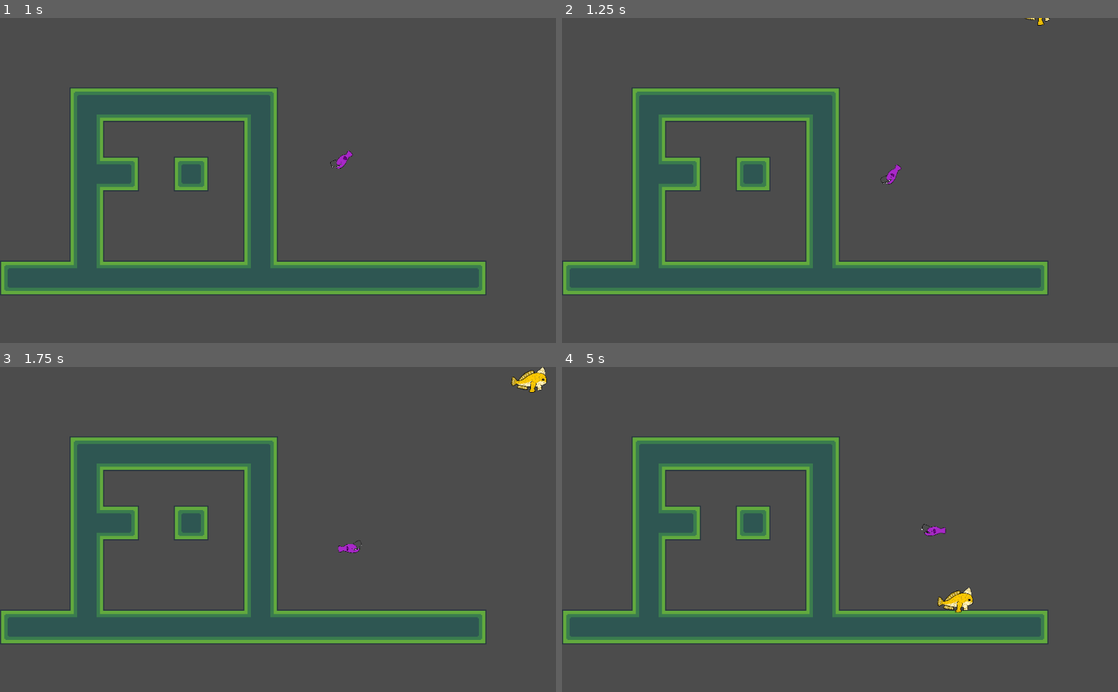
Above: before the commit, frames 1-4 (two rows, left to right).
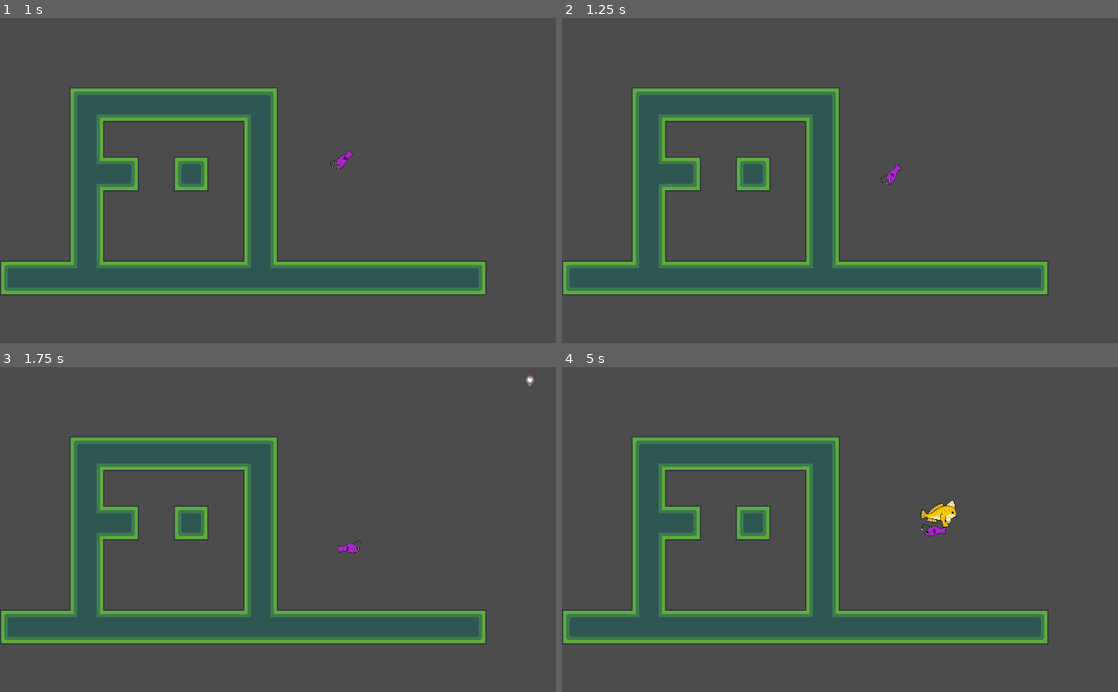
Above: after the commit, the same moments.

Repository: Silver-Ink/Abyzzes-Pixel-Jam
Game: Godot game, scene res://scenes/main.tscn
The game is run twice, just before and just after one commit, with the same random seed, the same clock (stepped at 60 frames per second) and the same inputs.
Inputs:
- Up to frame 1 (1 s): hold Right (ui_right) from 0.53 s (still down)
- Up to frame 2 (1.25 s): keep holding Right (ui_right)
- Up to frame 3 (1.75 s): keep holding Right (ui_right)
- Up to frame 4 (5 s): release Right (ui_right) at 2.03 s; hold Left (ui_left) 2.03-4.28 s; hold Right (ui_right) from 4.28 s (still down)

Frame 1 is identical in both runs. In frame 2, less than 0.1% of the frame differs, in the area x 83-88%, y 0-3%; in frame 3, 0.3%; in frame 4, 0.6%, in the area x 64-74%, y 40-76%.

Commit message:
Gravite finie

Diff:
--- a/scenes/player.tscn
+++ b/scenes/player.tscn
@@ -49,10 +49,12 @@
 scale = Vector2( 0.14, 0.14 )
 frames = SubResource( 1 )
 animation = "walk"
-frame = 3
+frame = 2
 playing = true
 
 [node name="CollisionShape2D" type="CollisionShape2D" parent="."]
 position = Vector2( 0, -4 )
 rotation = 1.5708
 shape = SubResource( 2 )
+
+[node name="Jump" type="Timer" parent="."]
--- a/scripts/player.gd
+++ b/scripts/player.gd
@@ -6,8 +6,8 @@
 var velocity = Vector2()
 
 func _physics_process(delta):
-	velocity.y += delta * GRAVITY
 
+	#Les mouvements du joueur
 	if Input.is_action_pressed("ui_left"):
 		velocity.x = -WALK_SPEED
 	elif Input.is_action_pressed("ui_right"):
@@ -15,8 +15,16 @@
 	else:
 		velocity.x = 0
 
-	# We don't need to multiply velocity by delta because "move_and_slide" already takes delta time into account.
+	#Les animations
+	if is_on_floor():
+		$AnimatedSprite.animation = "walk"
+		$AnimatedSprite.flip_h = velocity.x < 0
+	else:
+		$AnimatedSprite.animation = "swim"
+		$AnimatedSprite.flip_h = velocity.x < 0
+	#La gravité
+	if velocity.y < 80:
+		velocity.y += delta * GRAVITY
+	#La compilation de tout dans move_and_slide
 
-	# The second parameter of "move_and_slide" is the normal pointing up.
-	# In the case of a 2D platformer, in Godot, upward is negative y, which translates to -1 as a normal.
-	move_and_slide(velocity)
+	move_and_slide(velocity, Vector2(0,-1))
